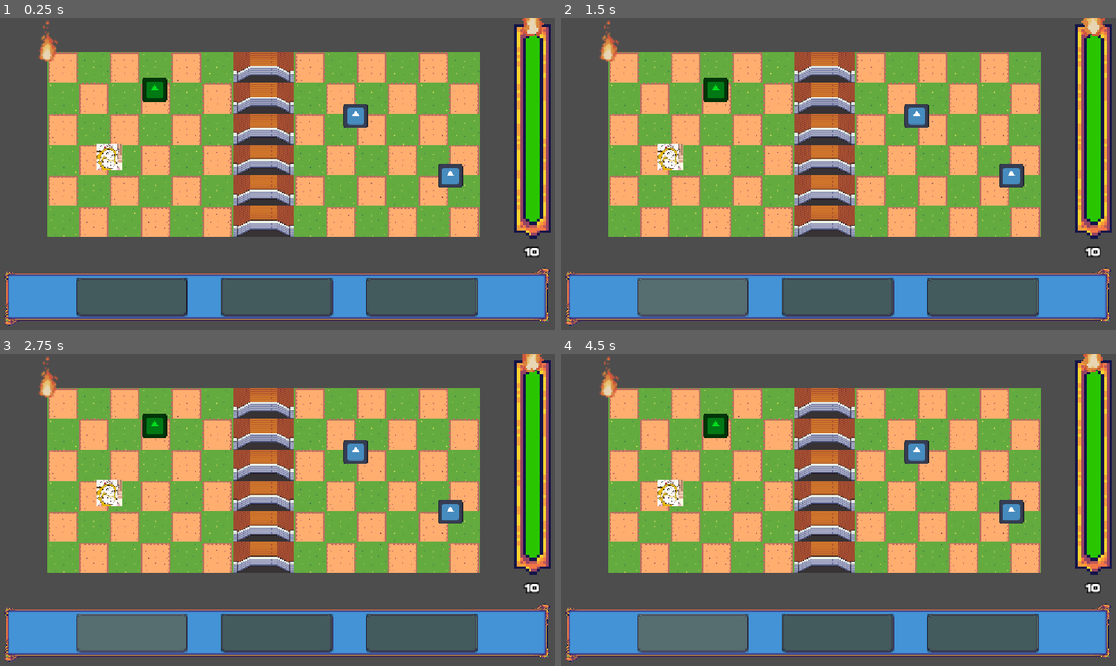
Above: before the commit, frames 1-4 (two rows, left to right).
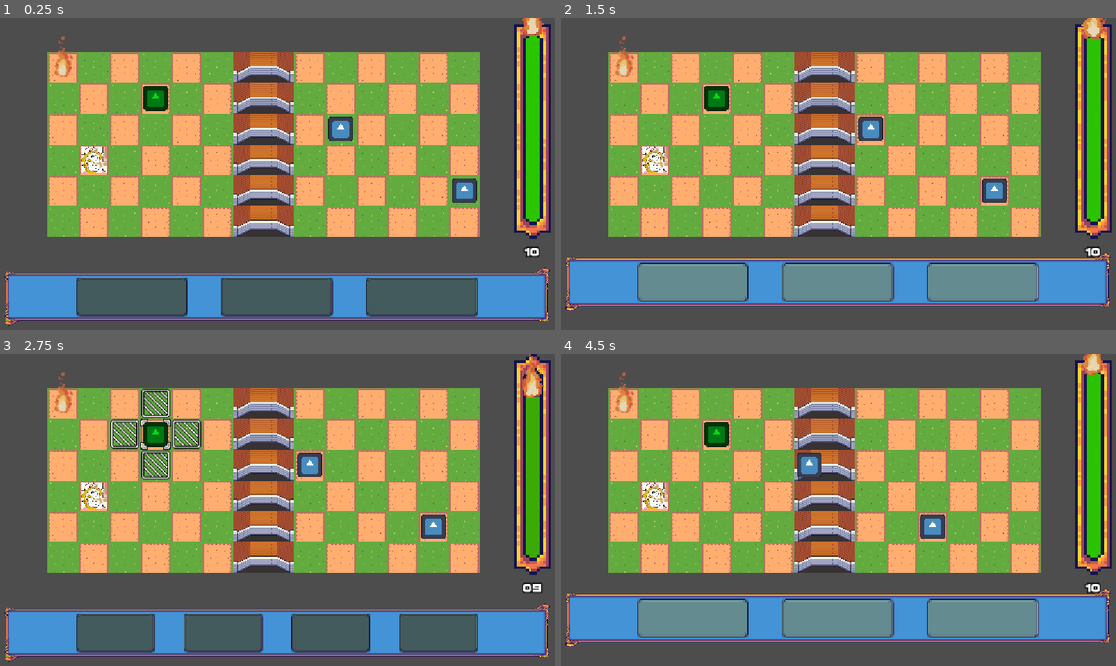
Above: after the commit, the same moments.

Repository: les-brows/acceleturn
Game: Godot game, scene res://Scenes/Game/GameScene.tscn
The game is run twice, just before and just after one commit, with the same random seed, the same clock (stepped at 60 frames per second) and the same inputs. The engine's default icon, where the game draws it, is replaced by a stand-in: a white triangle on a blue panel in a dark square.
Inputs (mouse positions are in pixels of both pictures, inside the frame that each line leads up to):
- Up to frame 1 (0.25 s): no input
- Up to frame 2 (1.5 s): click (694, 295) at 0.5 s; click (677, 295) at 1.27 s
- Up to frame 3 (2.75 s): click (133, 631) at 2 s
- Up to frame 4 (4.5 s): click (677, 631) at 2.77 s; click (694, 631) at 3.5 s; click (677, 631) at 4.27 s

The runs differ from the first frame. In frame 1, 2.6% of the frame differs, in the area x 6-86%, y 0-60%; in frame 2, 18%; in frame 3, 9.8%; in frame 4, 18%, in the area x 0-100%, y 0-99%.
Error before the commit: Parse Error: Identifier "curr_state" not declared in the current scope. (res://Scenes/Game/Levels/level.gd:218)

Commit message:
fix: make curr_state a global variable and fix debugger warning

Diff:
--- a/Objects/Characters/Gunner/gunner.gd
+++ b/Objects/Characters/Gunner/gunner.gd
@@ -20,7 +20,7 @@
 			Globals.timerDuration -= 20
 signal _on_choose_character(character: Globals.CharacterClass)
 
-func _on_area_2d_input_event(viewport: Node, event: InputEvent, shape_idx: int) -> void:
+func _on_area_2d_input_event(_viewport: Node, event: InputEvent, _shape_idx: int) -> void:
 	if event is InputEventMouseButton and event.button_index == MouseButton.MOUSE_BUTTON_LEFT and event.is_pressed():
 		print('Clicked the gunner!')
 		if(Globals.curr_state == Globals.StateTurn.CHOICE_CHARACTER):
--- a/Objects/Characters/Mage/mage.gd
+++ b/Objects/Characters/Mage/mage.gd
@@ -20,7 +20,7 @@
 			Globals.timerDuration /= 4
 signal _on_choose_character(character: Globals.CharacterClass)
 
-func _on_area_2d_input_event(viewport: Node, event: InputEvent, shape_idx: int) -> void:
+func _on_area_2d_input_event(_viewport: Node, event: InputEvent, _shape_idx: int) -> void:
 	if event is InputEventMouseButton and event.button_index == MouseButton.MOUSE_BUTTON_LEFT and event.is_pressed():
 		print('Clicked the mage!')
 		if(Globals.curr_state == Globals.StateTurn.CHOICE_CHARACTER):
--- a/Objects/Characters/Trapper/trapper.gd
+++ b/Objects/Characters/Trapper/trapper.gd
@@ -20,7 +20,7 @@
 			Globals.timerDuration -= 30
 signal _on_choose_character(character: Globals.CharacterClass)
 
-func _on_area_2d_input_event(viewport: Node, event: InputEvent, shape_idx: int) -> void:
+func _on_area_2d_input_event(_viewport: Node, event: InputEvent, _shape_idx: int) -> void:
 	if event is InputEventMouseButton and event.button_index == MouseButton.MOUSE_BUTTON_LEFT and event.is_pressed():
 		print('Clicked the trapper!')
 		if(Globals.curr_state == Globals.StateTurn.CHOICE_CHARACTER):
--- a/Scenes/Game/Levels/level.gd
+++ b/Scenes/Game/Levels/level.gd
@@ -19,7 +19,7 @@
 
 
 func _process(_delta):
-	var clicked = false
+	#var clicked = false
 	#if(!clicked && Input.is_mouse_button_pressed(MOUSE_BUTTON_LEFT )==true):
 		#var positionmouse: Vector2i = get_map_position_from_mouse()
 		#get_type_case_from_position(positionmouse.x, positionmouse.y)
@@ -71,7 +71,7 @@
 	if(coordinates.x >= Globals.NUMBER_CELL_X or coordinates.y >= Globals.NUMBER_CELL_Y):
 		return false
 
-	var tileType: Globals.TypeCase = get_type_case_from_position(coordinates.x, coordinates.y)
+	var tileType: Globals.TypeCase = get_type_case_from_position(int(coordinates.x), int(coordinates.y))
 	if(tileType != Globals.TypeCase.EMPTY and tileType != Globals.TypeCase.ENEMIES):
 		# EXTREMELY INCORRECT !!! We're waiting for get_type_case_from_position to be fixed
 		return true
@@ -215,7 +215,7 @@
 
 
 func _on_level_timer_end():
-	match curr_state:
+	match Globals.curr_state:
 		Globals.StateTurn.ACTION_CHARACTER:
 			return
 		Globals.StateTurn.ACTION_ENEMIES:
@@ -223,7 +223,7 @@
 
 	characterManager.set_current_character(characterChosen)
 	characterManager.set_current_action(Globals.CharacterAction.DEFAULT)
-	curr_state = Globals.StateTurn.ACTION_CHARACTER
+	Globals.curr_state = Globals.StateTurn.ACTION_CHARACTER
 	Globals.state_started.emit(Globals.StateTurn.ACTION_CHARACTER)
 
 #return next position and sizePath
